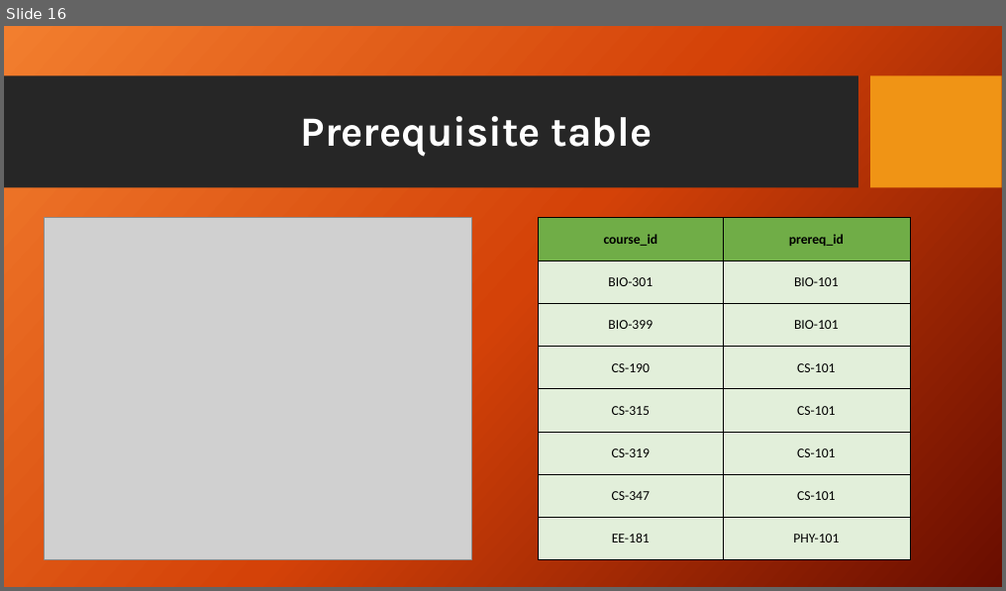
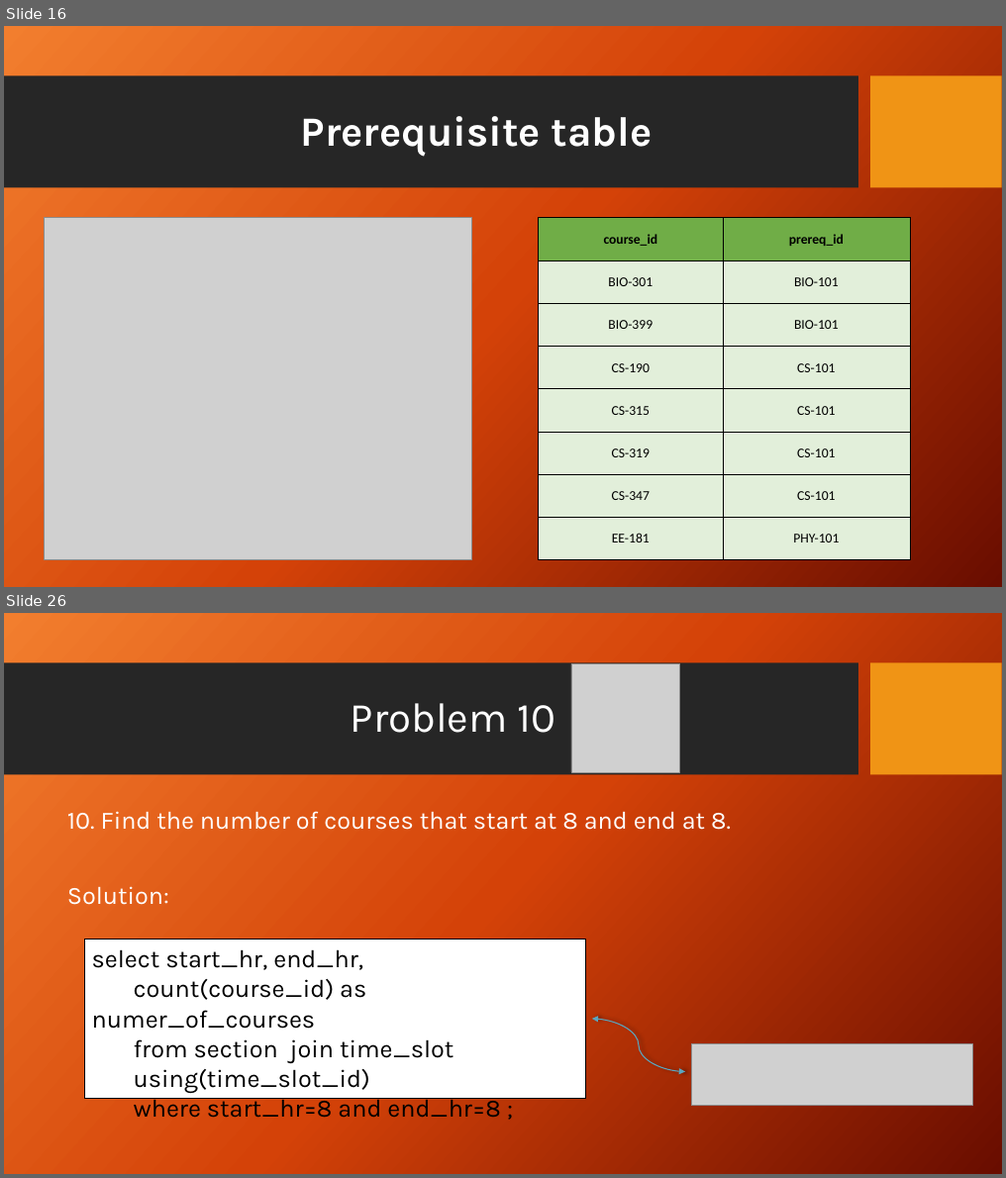
Before and after one commit to Antooo8/Antooo8, a slide deck: University Case study.pptx. Shown one above the other, each under a label of ours: slide 16 before the commit, slides 16 and 26 after it; the slides between them are not shown. The pictures are 1006x591 and 1006x1178 pixels, drawn with LibreOffice and Linux fonts; fonts in the diff are those of the drawing; grey boxes stand for pictures; background and template pictures are left out. Boxes give left, top, right and bottom in pixels: in the first picture for what was removed or moved away, otherwise in the second. Text is boxed around its words. In the diff, an @@ line names an element or a change of style, - is before the commit and + after.

```diff
--- a/University Case study.pptx
+++ b/University Case study.pptx
@@ slide 26 added at [4, 613, 1002, 1174], background picture (left out); not listed: 2 template elements that a slide beside it also shows @@
@@ picture added at [571, 663, 680, 772] @@
@@ title added at [350, 703, 556, 733], 40 pt, text #FFFFFF @@
+Problem 10
@@ text added at [67, 811, 731, 905], 24 pt, text #FFFFFF @@
+10. Find the number of courses that start at 8 and end at 8.
+Solution:
@@ rectangle added at [85, 940, 586, 1098], fill #FFFFFF, outline #000000 1 pt, 24 pt, text #000000 @@
+select start_hr, end_hr,
+count(course_id) as numer_of_courses
+from section join time_slot
+using(time_slot_id)
+where start_hr=8 and end_hr=8 ;
@@ curved double arrow added from (592, 1019) to (685, 1072), #5AA6C0 1 pt @@
@@ picture added at [691, 1045, 973, 1106] @@
```
Also in this commit, not shown: 30 other slides added.
